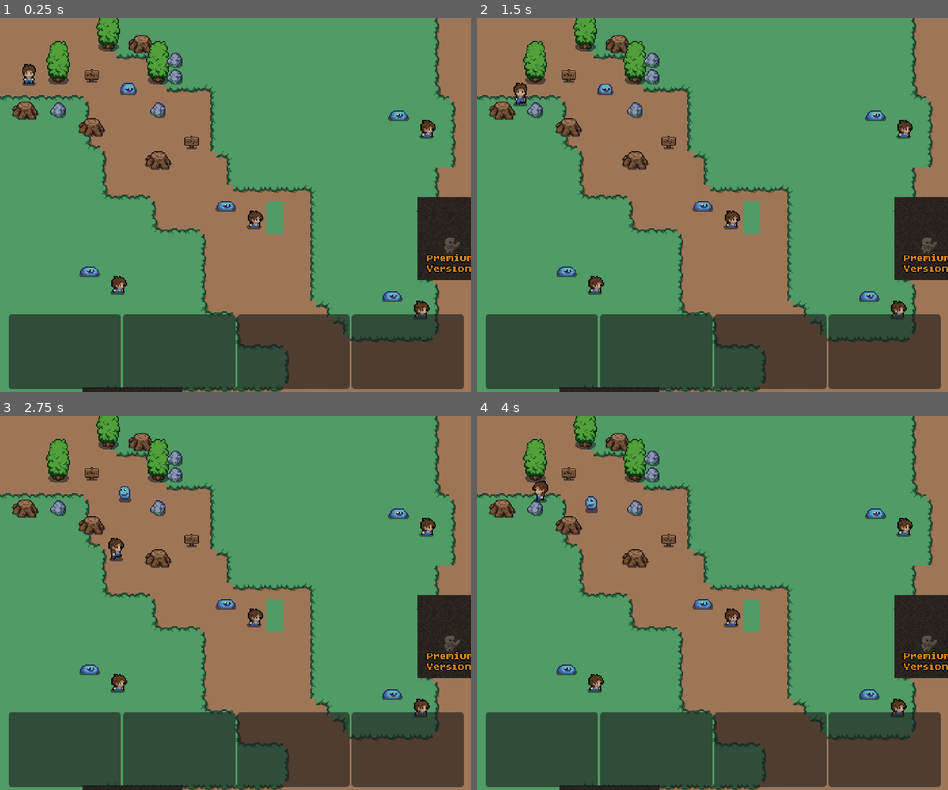
Above: before the commit, frames 1-4 (two rows, left to right).
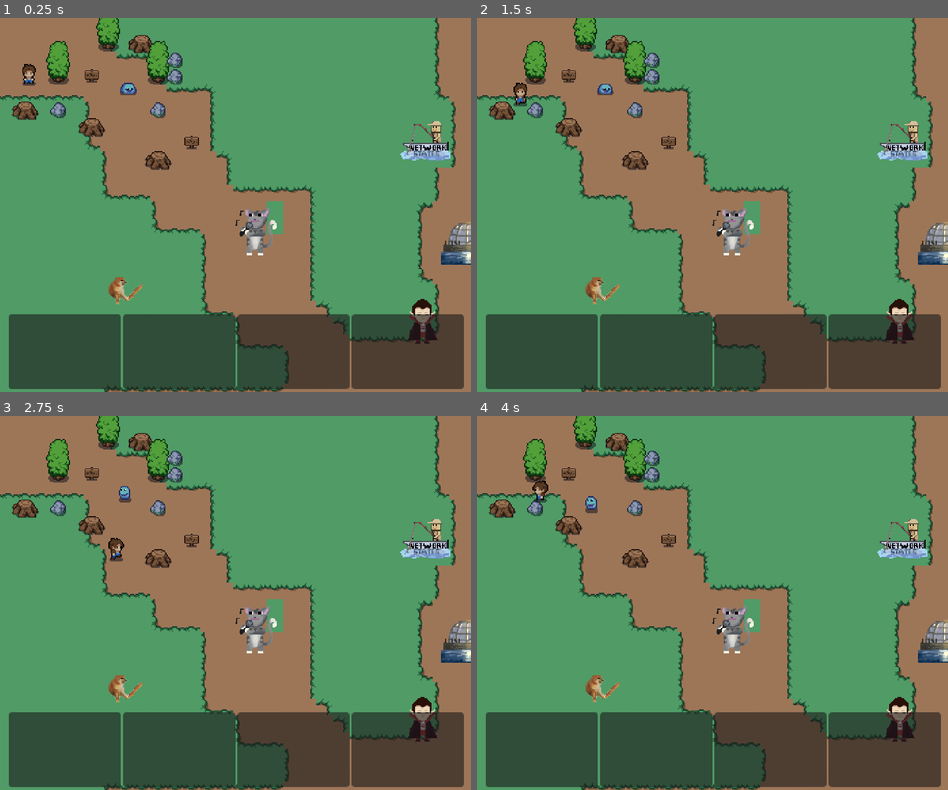
Above: after the commit, the same moments.

Repository: guillefix/zuland
Game: Godot game, scene res://scenes/world.tscn
Two runs of this game, one before a commit and one after it. Both use one fixed random seed, a clock stepped at 60 frames per second and the inputs below. This scene is started directly instead of the project's main scene.
Inputs:
- Up to frame 1 (0.25 s): no input
- Up to frame 2 (1.5 s): tap Enter (ui_accept) at 0.5, 0.77 s; hold Right (ui_right) 0.53-1.28 s; hold Down (ui_down) from 1.28 s (still down)
- Up to frame 3 (2.75 s): tap Enter (ui_accept) at 1.52 s; release Down (ui_down) at 2.03 s; hold Right (ui_right) from 2.03 s (still down)
- Up to frame 4 (4 s): release Right (ui_right) at 2.78 s; hold Up (ui_up) 2.78-3.53 s; tap Enter (ui_accept) at 3.02, 3.77 s; hold Left (ui_left) from 3.53 s (still down)

The runs differ from the first frame. In frame 1, 5.1% of the frame differs, in the area x 16-100%, y 24-100%; in frame 2, 5.1%; in frame 3, 5.1%; in frame 4, 5.1%.
Error after the commit: Invalid type in static function 'parse_string' in type 'JSON'. Cannot convert argument 1 from Nil to String. (res://scenes/npc_dialogue.gd:59)

Commit message:
add pixel art

Diff:
--- a/2.GODOT4-RPG/scenes/npc.gd
+++ b/2.GODOT4-RPG/scenes/npc.gd
@@ -43,7 +43,7 @@
 	#Create a mapping between "npcs" and "prompts"
 #	var initial_prompt = map[self.name]
 
-	#area.send_request("start game")
+	area.send_request("start game")
 	$walk_timer.start()  # start the timer
 	locations = {}
 	for npc in npcs:
--- a/2.GODOT4-RPG/scenes/npc.tscn
+++ b/2.GODOT4-RPG/scenes/npc.tscn
@@ -1,422 +1,10 @@
-[gd_scene load_steps=60 format=3 uid="uid://dd6vcyj08nswx"]
+[gd_scene load_steps=6 format=3 uid="uid://dd6vcyj08nswx"]
 
-[ext_resource type="Texture2D" uid="uid://7uk00fnhc8gp" path="res://art/characters/player.png" id="1_a5ny3"]
 [ext_resource type="Script" path="res://scenes/npc.gd" id="1_sbtr7"]
-[ext_resource type="Script" path="res://scenes/AnimatedSprite2D.gd" id="2_egreu"]
 [ext_resource type="Script" path="res://scenes/npc_dialogue.gd" id="5_rwpel"]
 
 [sub_resource type="CircleShape2D" id="CircleShape2D_b8576"]
 radius = 10.0499
-
-[sub_resource type="AtlasTexture" id="AtlasTexture_aun1k"]
-atlas = ExtResource("1_a5ny3")
-region = Rect2(0, 384, 48, 48)
-
-[sub_resource type="AtlasTexture" id="AtlasTexture_ccnim"]
-atlas = ExtResource("1_a5ny3")
-region = Rect2(48, 384, 48, 48)
-
-[sub_resource type="AtlasTexture" id="AtlasTexture_xws66"]
-atlas = ExtResource("1_a5ny3")
-region = Rect2(96, 384, 48, 48)
-
-[sub_resource type="AtlasTexture" id="AtlasTexture_2uu2f"]
-atlas = ExtResource("1_a5ny3")
-region = Rect2(144, 384, 48, 48)
-
-[sub_resource type="AtlasTexture" id="AtlasTexture_rt5gf"]
-atlas = ExtResource("1_a5ny3")
-region = Rect2(0, 96, 48, 48)
-
-[sub_resource type="AtlasTexture" id="AtlasTexture_dlqk7"]
-atlas = ExtResource("1_a5ny3")
-region = Rect2(48, 96, 48, 48)
-
-[sub_resource type="AtlasTexture" id="AtlasTexture_l503i"]
-atlas = ExtResource("1_a5ny3")
-region = Rect2(96, 96, 48, 48)
-
-[sub_resource type="AtlasTexture" id="AtlasTexture_agbv4"]
-atlas = ExtResource("1_a5ny3")
-region = Rect2(144, 96, 48, 48)
-
-[sub_resource type="AtlasTexture" id="AtlasTexture_qs8v7"]
-atlas = ExtResource("1_a5ny3")
-region = Rect2(192, 96, 48, 48)
-
-[sub_resource type="AtlasTexture" id="AtlasTexture_2lb3n"]
-atlas = ExtResource("1_a5ny3")
-region = Rect2(240, 96, 48, 48)
-
-[sub_resource type="AtlasTexture" id="AtlasTexture_w7hix"]
-atlas = ExtResource("1_a5ny3")
-region = Rect2(0, 240, 48, 48)
-
-[sub_resource type="AtlasTexture" id="AtlasTexture_abaqw"]
-atlas = ExtResource("1_a5ny3")
-region = Rect2(48, 240, 48, 48)
-
-[sub_resource type="AtlasTexture" id="AtlasTexture_iqsn5"]
-atlas = ExtResource("1_a5ny3")
-region = Rect2(96, 240, 48, 48)
-
-[sub_resource type="AtlasTexture" id="AtlasTexture_2kxgv"]
-atlas = ExtResource("1_a5ny3")
-region = Rect2(144, 240, 48, 48)
-
-[sub_resource type="AtlasTexture" id="AtlasTexture_3atij"]
-atlas = ExtResource("1_a5ny3")
-region = Rect2(192, 240, 48, 48)
-
-[sub_resource type="AtlasTexture" id="AtlasTexture_k5k6f"]
-atlas = ExtResource("1_a5ny3")
-region = Rect2(240, 240, 48, 48)
-
-[sub_resource type="AtlasTexture" id="AtlasTexture_cebue"]
-atlas = ExtResource("1_a5ny3")
-region = Rect2(0, 432, 48, 48)
-
-[sub_resource type="AtlasTexture" id="AtlasTexture_qjawf"]
-atlas = ExtResource("1_a5ny3")
-region = Rect2(48, 432, 48, 48)
-
-[sub_resource type="AtlasTexture" id="AtlasTexture_okic5"]
-atlas = ExtResource("1_a5ny3")
-region = Rect2(96, 432, 48, 48)
-
-[sub_resource type="AtlasTexture" id="AtlasTexture_7jl4c"]
-atlas = ExtResource("1_a5ny3")
-region = Rect2(0, 288, 48, 48)
-
-[sub_resource type="AtlasTexture" id="AtlasTexture_16pvx"]
-atlas = ExtResource("1_a5ny3")
-region = Rect2(48, 288, 48, 48)
-
-[sub_resource type="AtlasTexture" id="AtlasTexture_v2ehn"]
-atlas = ExtResource("1_a5ny3")
-region = Rect2(96, 288, 48, 48)
-
-[sub_resource type="AtlasTexture" id="AtlasTexture_dk1bc"]
-atlas = ExtResource("1_a5ny3")
-region = Rect2(144, 288, 48, 48)
-
-[sub_resource type="AtlasTexture" id="AtlasTexture_pipb4"]
-atlas = ExtResource("1_a5ny3")
-region = Rect2(0, 0, 48, 48)
-
-[sub_resource type="AtlasTexture" id="AtlasTexture_251pb"]
-atlas = ExtResource("1_a5ny3")
-region = Rect2(48, 0, 48, 48)
-
-[sub_resource type="AtlasTexture" id="AtlasTexture_dr678"]
-atlas = ExtResource("1_a5ny3")
-region = Rect2(96, 0, 48, 48)
-
-[sub_resource type="AtlasTexture" id="AtlasTexture_nwhd4"]
-atlas = ExtResource("1_a5ny3")
-region = Rect2(144, 0, 48, 48)
-
-[sub_resource type="AtlasTexture" id="AtlasTexture_pgsdv"]
-atlas = ExtResource("1_a5ny3")
-region = Rect2(192, 0, 48, 48)
-
-[sub_resource type="AtlasTexture" id="AtlasTexture_1shrg"]
-atlas = ExtResource("1_a5ny3")
-region = Rect2(240, 0, 48, 48)
-
-[sub_resource type="AtlasTexture" id="AtlasTexture_itbkj"]
-atlas = ExtResource("1_a5ny3")
-region = Rect2(0, 144, 48, 48)
-
-[sub_resource type="AtlasTexture" id="AtlasTexture_xlpa0"]
-atlas = ExtResource("1_a5ny3")
-region = Rect2(48, 144, 48, 48)
-
-[sub_resource type="AtlasTexture" id="AtlasTexture_xd7a1"]
-atlas = ExtResource("1_a5ny3")
-region = Rect2(96, 144, 48, 48)
-
-[sub_resource type="AtlasTexture" id="AtlasTexture_hfcja"]
-atlas = ExtResource("1_a5ny3")
-region = Rect2(144, 144, 48, 48)
-
-[sub_resource type="AtlasTexture" id="AtlasTexture_yadra"]
-atlas = ExtResource("1_a5ny3")
-region = Rect2(192, 144, 48, 48)
-
-[sub_resource type="AtlasTexture" id="AtlasTexture_n65ia"]
-atlas = ExtResource("1_a5ny3")
-region = Rect2(240, 144, 48, 48)
-
-[sub_resource type="AtlasTexture" id="AtlasTexture_f5jjm"]
-atlas = ExtResource("1_a5ny3")
-region = Rect2(0, 336, 48, 48)
-
-[sub_resource type="AtlasTexture" id="AtlasTexture_wcoeb"]
-atlas = ExtResource("1_a5ny3")
-region = Rect2(48, 336, 48, 48)
-
-[sub_resource type="AtlasTexture" id="AtlasTexture_elnx0"]
-atlas = ExtResource("1_a5ny3")
-region = Rect2(96, 336, 48, 48)
-
-[sub_resource type="AtlasTexture" id="AtlasTexture_bgdx4"]
-atlas = ExtResource("1_a5ny3")
-region = Rect2(144, 336, 48, 48)
-
-[sub_resource type="AtlasTexture" id="AtlasTexture_5kkwd"]
-atlas = ExtResource("1_a5ny3")
-region = Rect2(0, 48, 48, 48)
-
-[sub_resource type="AtlasTexture" id="AtlasTexture_hirga"]
-atlas = ExtResource("1_a5ny3")
-region = Rect2(48, 48, 48, 48)
-
-[sub_resource type="AtlasTexture" id="AtlasTexture_4io0y"]
-atlas = ExtResource("1_a5ny3")
-region = Rect2(96, 48, 48, 48)
-
-[sub_resource type="AtlasTexture" id="AtlasTexture_cj62v"]
-atlas = ExtResource("1_a5ny3")
-region = Rect2(144, 48, 48, 48)
-
-[sub_resource type="AtlasTexture" id="AtlasTexture_awvto"]
-atlas = ExtResource("1_a5ny3")
-region = Rect2(192, 48, 48, 48)
-
-[sub_resource type="AtlasTexture" id="AtlasTexture_6bkaq"]
-atlas = ExtResource("1_a5ny3")
-region = Rect2(240, 48, 48, 48)
-
-[sub_resource type="AtlasTexture" id="AtlasTexture_lnkyq"]
-atlas = ExtResource("1_a5ny3")
-region = Rect2(0, 192, 48, 48)
-
-[sub_resource type="AtlasTexture" id="AtlasTexture_o7f3f"]
-atlas = ExtResource("1_a5ny3")
-region = Rect2(48, 192, 48, 48)
-
-[sub_resource type="AtlasTexture" id="AtlasTexture_betsy"]
-atlas = ExtResource("1_a5ny3")
-region = Rect2(96, 192, 48, 48)
-
-[sub_resource type="AtlasTexture" id="AtlasTexture_4ma4n"]
-atlas = ExtResource("1_a5ny3")
-region = Rect2(144, 192, 48, 48)
-
-[sub_resource type="AtlasTexture" id="AtlasTexture_062u3"]
-atlas = ExtResource("1_a5ny3")
-region = Rect2(192, 192, 48, 48)
-
-[sub_resource type="AtlasTexture" id="AtlasTexture_p0gxu"]
-atlas = ExtResource("1_a5ny3")
-region = Rect2(240, 192, 48, 48)
-
-[sub_resource type="SpriteFrames" id="SpriteFrames_pvsxf"]
-animations = [{
-"frames": [{
-"duration": 1.0,
-"texture": SubResource("AtlasTexture_aun1k")
-}, {
-"duration": 1.0,
-"texture": SubResource("AtlasTexture_ccnim")
-}, {
-"duration": 1.0,
-"texture": SubResource("AtlasTexture_xws66")
-}, {
-"duration": 1.0,
-"texture": SubResource("AtlasTexture_2uu2f")
-}],
-"loop": true,
-"name": &"back_attack",
-"speed": 5.0
-}, {
-"frames": [{
-"duration": 1.0,
-"texture": SubResource("AtlasTexture_rt5gf")
-}, {
-"duration": 1.0,
-"texture": SubResource("AtlasTexture_dlqk7")
-}, {
-"duration": 1.0,
-"texture": SubResource("AtlasTexture_l503i")
-}, {
-"duration": 1.0,
-"texture": SubResource("AtlasTexture_agbv4")
-}, {
-"duration": 1.0,
-"texture": SubResource("AtlasTexture_qs8v7")
-}, {
-"duration": 1.0,
-"texture": SubResource("AtlasTexture_2lb3n")
-}],
-"loop": true,
-"name": &"back_idle",
-"speed": 5.0
-}, {
-"frames": [{
-"duration": 1.0,
-"texture": SubResource("AtlasTexture_w7hix")
-}, {
-"duration": 1.0,
-"texture": SubResource("AtlasTexture_abaqw")
-}, {
-"duration": 1.0,
-"texture": SubResource("AtlasTexture_iqsn5")
-}, {
-"duration": 1.0,
-"texture": SubResource("AtlasTexture_2kxgv")
-}, {
-"duration": 1.0,
-"texture": SubResource("AtlasTexture_3atij")
-}, {
-"duration": 1.0,
-"texture": SubResource("AtlasTexture_k5k6f")
-}],
-"loop": true,
-"name": &"back_walk",
-"speed": 5.0
-}, {
-"frames": [{
-"duration": 1.0,
-"texture": SubResource("AtlasTexture_cebue")
-}, {
-"duration": 1.0,
-"texture": SubResource("AtlasTexture_qjawf")
-}, {
-"duration": 1.0,
-"texture": SubResource("AtlasTexture_okic5")
-}],
-"loop": true,
-"name": &"death",
-"speed": 5.0
-}, {
-"frames": [{
-"duration": 1.0,
-"texture": SubResource("AtlasTexture_7jl4c")
-}, {
-"duration": 1.0,
-"texture": SubResource("AtlasTexture_16pvx")
-}, {
-"duration": 1.0,
-"texture": SubResource("AtlasTexture_v2ehn")
-}, {
-"duration": 1.0,
-"texture": SubResource("AtlasTexture_dk1bc")
-}],
-"loop": true,
-"name": &"front_attack",
-"speed": 5.0
-}, {
-"frames": [{
-"duration": 1.0,
-"texture": SubResource("AtlasTexture_pipb4")
-}, {
-"duration": 1.0,
-"texture": SubResource("AtlasTexture_251pb")
-}, {
-"duration": 1.0,
-"texture": SubResource("AtlasTexture_dr678")
-}, {
-"duration": 1.0,
-"texture": SubResource("AtlasTexture_nwhd4")
-}, {
-"duration": 1.0,
-"texture": SubResource("AtlasTexture_pgsdv")
-}, {
-"duration": 1.0,
-"texture": SubResource("AtlasTexture_1shrg")
-}],
-"loop": true,
-"name": &"front_idle",
-"speed": 5.0
-}, {
-"frames": [{
-"duration": 1.0,
-"texture": SubResource("AtlasTexture_itbkj")
-}, {
-"duration": 1.0,
-"texture": SubResource("AtlasTexture_xlpa0")
-}, {
-"duration": 1.0,
-"texture": SubResource("AtlasTexture_xd7a1")
-}, {
-"duration": 1.0,
-"texture": SubResource("AtlasTexture_hfcja")
-}, {
-"duration": 1.0,
-"texture": SubResource("AtlasTexture_yadra")
-}, {
-"duration": 1.0,
-"texture": SubResource("AtlasTexture_n65ia")
-}],
-"loop": true,
-"name": &"front_walk",
-"speed": 5.0
-}, {
-"frames": [{
-"duration": 1.0,
-"texture": SubResource("AtlasTexture_f5jjm")
-}, {
-"duration": 1.0,
-"texture": SubResource("AtlasTexture_wcoeb")
-}, {
-"duration": 1.0,
-"texture": SubResource("AtlasTexture_elnx0")
-}, {
-"duration": 1.0,
-"texture": SubResource("AtlasTexture_bgdx4")
-}],
-"loop": true,
-"name": &"side_attack",
-"speed": 5.0
-}, {
-"frames": [{
-"duration": 1.0,
-"texture": SubResource("AtlasTexture_5kkwd")
-}, {
-"duration": 1.0,
-"texture": SubResource("AtlasTexture_hirga")
-}, {
-"duration": 1.0,
-"texture": SubResource("AtlasTexture_4io0y")
-}, {
-"duration": 1.0,
-"texture": SubResource("AtlasTexture_cj62v")
-}, {
-"duration": 1.0,
-"texture": SubResource("AtlasTexture_awvto")
-}, {
-"duration": 1.0,
-"texture": SubResource("AtlasTexture_6bkaq")
-}],
-"loop": true,
-"name": &"side_idle",
-"speed": 5.0
-}, {
-"frames": [{
-"duration": 1.0,
-"texture": SubResource("AtlasTexture_lnkyq")
-}, {
-"duration": 1.0,
-"texture": SubResource("AtlasTexture_o7f3f")
-}, {
-"duration": 1.0,
-"texture": SubResource("AtlasTexture_betsy")
-}, {
-"duration": 1.0,
-"texture": SubResource("AtlasTexture_4ma4n")
-}, {
-"duration": 1.0,
-"texture": SubResource("AtlasTexture_062u3")
-}, {
-"duration": 1.0,
-"texture": SubResource("AtlasTexture_p0gxu")
-}],
-"loop": true,
-"name": &"side_walk",
-"speed": 5.0
-}]
 
 [sub_resource type="RectangleShape2D" id="RectangleShape2D_1ie0m"]
 size = Vector2(46.5, 42.25)
@@ -433,12 +21,6 @@
 [node name="CollisionShape2D" type="CollisionShape2D" parent="."]
 position = Vector2(28, 15)
 shape = SubResource("CircleShape2D_b8576")
-
-[node name="AnimatedSprite2D" type="AnimatedSprite2D" parent="."]
-position = Vector2(26, 6)
-sprite_frames = SubResource("SpriteFrames_pvsxf")
-animation = &"death"
-script = ExtResource("2_egreu")
 
 [node name="action_area" type="Area2D" parent="."]
 collision_layer = 6
--- a/2.GODOT4-RPG/scenes/world.tscn
+++ b/2.GODOT4-RPG/scenes/world.tscn
@@ -6,9 +6,20 @@
 [ext_resource type="PackedScene" uid="uid://b6y4lgvym7gno" path="res://scenes/player.tscn" id="4_drapj"]
 [ext_resource type="PackedScene" uid="uid://c70flmgyxqf6t" path="res://scenes/enemy.tscn" id="5_56rj3"]
 [ext_resource type="PackedScene" uid="uid://dd6vcyj08nswx" path="res://scenes/npc.tscn" id="6_w35qe"]
-[ext_resource type="Texture2D" uid="uid://dm5cr5cxlvv8v" path="res://art/characters/slime.png" id="7_hj6jf"]
+[ext_resource type="Texture2D" uid="uid://8bex5c5bba6l" path="res://art/HACKATHON VIDEOGAME/Go to horny jail.png" id="7_g6iq0"]
 [ext_resource type="PackedScene" uid="uid://dodmkmlg7jmh6" path="res://scenes/buildings.tscn" id="7_u6ga3"]
-[ext_resource type="Texture2D" uid="uid://cbs1dsgk13msc" path="res://art/characters/skeleton.png" id="8_hyjd5"]
+[ext_resource type="Texture2D" uid="uid://crhlg4utaf7r4" path="res://art/HACKATHON VIDEOGAME/GO TO HORNY JAIL 2 BONK.png" id="8_0ibig"]
+[ext_resource type="Texture2D" uid="uid://bnjatvdvnkoqn" path="res://art/HACKATHON VIDEOGAME/KARAOKE CAT MOUTH CLOSED.png" id="9_j123y"]
+[ext_resource type="Texture2D" uid="uid://dw17m1j6n8tib" path="res://art/HACKATHON VIDEOGAME/MEWO MEWO KARAOKE.png" id="10_yv3np"]
+[ext_resource type="Texture2D" uid="uid://dy38a4u76q3px" path="res://art/HACKATHON VIDEOGAME/PIXEL VIDEOGAME.png" id="11_eghru"]
+[ext_resource type="Texture2D" uid="uid://bc2lwyefb4tg1" path="res://art/HACKATHON VIDEOGAME/VAMPIRE LONGETIVITY.png" id="12_os2y7"]
+[ext_resource type="Texture2D" uid="uid://ev1y3rf7x0i1" path="res://art/HACKATHON VIDEOGAME/NETWOK 1.png" id="13_ju2wl"]
+[ext_resource type="Texture2D" uid="uid://mva2nqr4wddw" path="res://art/HACKATHON VIDEOGAME/NETWORK 2.png" id="14_loj0w"]
+[ext_resource type="Texture2D" uid="uid://dntravjfsejfi" path="res://art/HACKATHON VIDEOGAME/DOME.png" id="16_t6ot6"]
+[ext_resource type="Texture2D" uid="uid://d1gspgsqjgf2" path="res://art/HACKATHON VIDEOGAME/LIGHTHOUSE (2).png" id="17_me872"]
+[ext_resource type="Texture2D" uid="uid://cl6s2dhq0xtcx" path="res://art/HACKATHON VIDEOGAME/STATUE OF ETH 2.png" id="18_ujyge"]
+[ext_resource type="Texture2D" uid="uid://dh50p4eopyqop" path="res://art/HACKATHON VIDEOGAME/STATUE OF ETH 3.png" id="19_6ifwv"]
+[ext_resource type="Texture2D" uid="uid://cnotbrbrc3lpn" path="res://art/HACKATHON VIDEOGAME/STATUE OF ETH.png" id="20_j17v6"]
 
 [sub_resource type="TileSetAtlasSource" id="TileSetAtlasSource_csak6"]
 texture = ExtResource("1_wkuyw")
@@ -135,100 +146,162 @@
 sources/1 = SubResource("TileSetAtlasSource_j1ak6")
 sources/2 = SubResource("TileSetAtlasSource_2of57")
 
-[sub_resource type="AtlasTexture" id="AtlasTexture_8fass"]
-atlas = ExtResource("7_hj6jf")
-region = Rect2(0, 32, 32, 32)
-
-[sub_resource type="AtlasTexture" id="AtlasTexture_jgtvm"]
-atlas = ExtResource("7_hj6jf")
-region = Rect2(32, 32, 32, 32)
-
-[sub_resource type="AtlasTexture" id="AtlasTexture_3bhd3"]
-atlas = ExtResource("7_hj6jf")
-region = Rect2(64, 32, 32, 32)
-
-[sub_resource type="AtlasTexture" id="AtlasTexture_gtvnu"]
-atlas = ExtResource("7_hj6jf")
-region = Rect2(128, 32, 32, 32)
-
-[sub_resource type="AtlasTexture" id="AtlasTexture_677tx"]
-atlas = ExtResource("7_hj6jf")
-region = Rect2(160, 32, 32, 32)
-
-[sub_resource type="AtlasTexture" id="AtlasTexture_l8aai"]
-atlas = ExtResource("7_hj6jf")
-region = Rect2(96, 32, 32, 32)
+[sub_resource type="AtlasTexture" id="AtlasTexture_plq1r"]
+atlas = ExtResource("7_g6iq0")
+region = Rect2(0, 0, 50, 50)
+
+[sub_resource type="AtlasTexture" id="AtlasTexture_xf4em"]
+atlas = ExtResource("8_0ibig")
+region = Rect2(0, 0, 50, 50)
 
 [sub_resource type="SpriteFrames" id="SpriteFrames_uu4y7"]
 animations = [{
 "frames": [{
 "duration": 1.0,
-"texture": SubResource("AtlasTexture_8fass")
-}, {
-"duration": 1.0,
-"texture": SubResource("AtlasTexture_jgtvm")
-}, {
-"duration": 1.0,
-"texture": SubResource("AtlasTexture_3bhd3")
-}, {
-"duration": 1.0,
-"texture": SubResource("AtlasTexture_gtvnu")
-}, {
-"duration": 1.0,
-"texture": SubResource("AtlasTexture_677tx")
-}, {
-"duration": 1.0,
-"texture": SubResource("AtlasTexture_l8aai")
-}],
-"loop": true,
-"name": &"default",
-"speed": 5.0
-}]
-
-[sub_resource type="AtlasTexture" id="AtlasTexture_wktgd"]
-atlas = ExtResource("8_hyjd5")
-region = Rect2(0, 0, 96, 80)
-
-[sub_resource type="AtlasTexture" id="AtlasTexture_icnev"]
-atlas = ExtResource("8_hyjd5")
-region = Rect2(96, 0, 96, 80)
-
-[sub_resource type="AtlasTexture" id="AtlasTexture_runxy"]
-atlas = ExtResource("8_hyjd5")
-region = Rect2(96, 80, 96, 80)
-
-[sub_resource type="AtlasTexture" id="AtlasTexture_wy8av"]
-atlas = ExtResource("8_hyjd5")
-region = Rect2(192, 80, 96, 80)
-
-[sub_resource type="AtlasTexture" id="AtlasTexture_vpnim"]
-atlas = ExtResource("8_hyjd5")
-region = Rect2(192, 160, 96, 80)
-
-[sub_resource type="AtlasTexture" id="AtlasTexture_mkjxn"]
-atlas = ExtResource("8_hyjd5")
-region = Rect2(288, 240, 96, 80)
+"texture": SubResource("AtlasTexture_plq1r")
+}, {
+"duration": 1.0,
+"texture": SubResource("AtlasTexture_xf4em")
+}],
+"loop": true,
+"name": &"default",
+"speed": 5.0
+}]
+
+[sub_resource type="AtlasTexture" id="AtlasTexture_sgybv"]
+atlas = ExtResource("9_j123y")
+region = Rect2(0, 0, 50, 50)
+
+[sub_resource type="AtlasTexture" id="AtlasTexture_ubkyq"]
+atlas = ExtResource("10_yv3np")
+region = Rect2(0, 0, 50, 50)
+
+[sub_resource type="SpriteFrames" id="SpriteFrames_ith1j"]
+animations = [{
+"frames": [{
+"duration": 1.0,
+"texture": SubResource("AtlasTexture_sgybv")
+}, {
+"duration": 1.0,
+"texture": SubResource("AtlasTexture_ubkyq")
+}],
+"loop": true,
+"name": &"default",
+"speed": 5.0
+}]
+
+[sub_resource type="AtlasTexture" id="AtlasTexture_yu6g8"]
+atlas = ExtResource("11_eghru")
+region = Rect2(0, 0, 50, 50)
+
+[sub_resource type="AtlasTexture" id="AtlasTexture_r3hmx"]
+atlas = ExtResource("12_os2y7")
+region = Rect2(0, 0, 50, 50)
+
+[sub_resource type="SpriteFrames" id="SpriteFrames_nohq8"]
+animations = [{
+"frames": [{
+"duration": 1.0,
+"texture": SubResource("AtlasTexture_yu6g8")
+}, {
+"duration": 1.0,
+"texture": SubResource("AtlasTexture_r3hmx")
+}],
+"loop": true,
+"name": &"default",
+"speed": 5.0
+}]
+
+[sub_resource type="AtlasTexture" id="AtlasTexture_mbb2y"]
+atlas = ExtResource("13_ju2wl")
+region = Rect2(0, 0, 50, 50)
+
+[sub_resource type="AtlasTexture" id="AtlasTexture_4dmwi"]
+atlas = ExtResource("14_loj0w")
+region = Rect2(0, 0, 50, 50)
+
+[sub_resource type="SpriteFrames" id="SpriteFrames_nsmpt"]
+animations = [{
+"frames": [{
+"duration": 1.0,
+"texture": SubResource("AtlasTexture_mbb2y")
+}, {
+"duration": 1.0,
+"texture": SubResource("AtlasTexture_4dmwi")
+}],
+"loop": true,
+"name": &"default",
+"speed": 5.0
+}]
+
+[sub_resource type="AtlasTexture" id="AtlasTexture_y4efh"]
+atlas = ExtResource("16_t6ot6")
+region = Rect2(0, 0, 50, 50)
 
 [sub_resource type="SpriteFrames" id="SpriteFrames_86d2l"]
 animations = [{
 "frames": [{
 "duration": 1.0,
-"texture": SubResource("AtlasTexture_wktgd")
-}, {
-"duration": 1.0,
-"texture": SubResource("AtlasTexture_icnev")
-}, {
-"duration": 1.0,
-"texture": SubResource("AtlasTexture_runxy")
-}, {
-"duration": 1.0,
-"texture": SubResource("AtlasTexture_wy8av")
-}, {
-"duration": 1.0,
-"texture": SubResource("AtlasTexture_vpnim")
-}, {
-"duration": 1.0,
-"texture": SubResource("AtlasTexture_mkjxn")
+"texture": SubResource("AtlasTexture_y4efh")
+}],
+"loop": true,
+"name": &"default",
+"speed": 5.0
+}]
+
+[sub_resource type="AtlasTexture" id="AtlasTexture_507iv"]
+atlas = ExtResource("17_me872")
+region = Rect2(0, 0, 50, 50)
+
+[sub_resource type="SpriteFrames" id="SpriteFrames_836j6"]
+animations = [{
+"frames": [{
+"duration": 1.0,
+"texture": SubResource("AtlasTexture_507iv")
+}],
+"loop": true,
+"name": &"default",
+"speed": 5.0
+}]
+
+[sub_resource type="AtlasTexture" id="AtlasTexture_ca7w1"]
+atlas = ExtResource("18_ujyge")
+region = Rect2(0, 0, 50, 50)
+
+[sub_resource type="AtlasTexture" id="AtlasTexture_8chtv"]
+atlas = ExtResource("19_6ifwv")
+region = Rect2(0, 0, 50, 50)
+
+[sub_resource type="AtlasTexture" id="AtlasTexture_mg6lt"]
+atlas = ExtResource("20_j17v6")
+region = Rect2(0, 0, 50, 50)
+
+[sub_resource type="SpriteFrames" id="SpriteFrames_kloli"]
+animations = [{
+"frames": [{
+"duration": 1.0,
+"texture": SubResource("AtlasTexture_ca7w1")
+}, {
+"duration": 1.0,
+"texture": SubResource("AtlasTexture_8chtv")
+}, {
+"duration": 1.0,
+"texture": SubResource("AtlasTexture_mg6lt")
+}],
+"loop": true,
+"name": &"default",
+"speed": 5.0
+}]
+
+[sub_resource type="AtlasTexture" id="AtlasTexture_iuu52"]
+atlas = ExtResource("20_j17v6")
+region = Rect2(0, 0, 50, 50)
+
+[sub_resource type="SpriteFrames" id="SpriteFrames_rj0tg"]
+animations = [{
+"frames": [{
+"duration": 1.0,
+"texture": SubResource("AtlasTexture_iuu52")
 }],
 "loop": true,
 "name": &"default",
@@ -296,19 +369,22 @@
 position = Vector2(86, 241)
 
 [node name="AnimatedSprite2D2" type="AnimatedSprite2D" parent="Characters/Npc1"]
+position = Vector2(33, 20)
 sprite_frames = SubResource("SpriteFrames_uu4y7")
 
 [node name="Npc2" parent="Characters" instance=ExtResource("6_w35qe")]
 position = Vector2(217, 178)
 
 [node name="AnimatedSprite2D2" type="AnimatedSprite2D" parent="Characters/Npc2"]
-sprite_frames = SubResource("SpriteFrames_uu4y7")
+position = Vector2(29, 26)
+sprite_frames = SubResource("SpriteFrames_ith1j")
 
 [node name="Npc3" parent="Characters" instance=ExtResource("6_w35qe")]
 position = Vector2(377, 265)
 
 [node name="AnimatedSprite2D2" type="AnimatedSprite2D" parent="Characters/Npc3"]
-sprite_frames = SubResource("SpriteFrames_uu4y7")
+position = Vector2(28, 27)
+sprite_frames = SubResource("SpriteFrames_nohq8")
 
 [node name="Npc4" parent="Characters" instance=ExtResource("6_w35qe")]
 position = Vector2(383, 91)
@@ -316,7 +392,8 @@
 collision_mask = 14
 
 [node name="AnimatedSprite2D2" type="AnimatedSprite2D" parent="Characters/Npc4"]
-sprite_frames = SubResource("SpriteFrames_uu4y7")
+position = Vector2(26, 23)
+sprite_frames = SubResource("SpriteFrames_nsmpt")
 
 [node name="Buildings" type="Node" parent="."]
 
@@ -330,22 +407,19 @@
 [node name="Building2" parent="Buildings" instance=ExtResource("7_u6ga3")]
 position = Vector2(556, 406)
 
-[node name="AnimatedSprite2D2" type="AnimatedSprite2D" parent="Buildings/Building2"]
-position = Vector2(5, 1)
-sprite_frames = SubResource("SpriteFrames_86d2l")
+[node name="AnimatedSprite2D" type="AnimatedSprite2D" parent="Buildings/Building2"]
+sprite_frames = SubResource("SpriteFrames_836j6")
 
 [node name="Building3" parent="Buildings" instance=ExtResource("7_u6ga3")]
 position = Vector2(122, 394)
 
-[node name="AnimatedSprite2D2" type="AnimatedSprite2D" parent="Buildings/Building3"]
-position = Vector2(5, 1)
-sprite_frames = SubResource("SpriteFrames_86d2l")
+[node name="AnimatedSprite2D" type="AnimatedSprite2D" parent="Buildings/Building3"]
+sprite_frames = SubResource("SpriteFrames_kloli")
 
 [node name="Building4" parent="Buildings" instance=ExtResource("7_u6ga3")]
 position = Vector2(597, 82)
 
-[node name="AnimatedSprite2D2" type="AnimatedSprite2D" parent="Buildings/Building4"]
-position = Vector2(5, 1)
-sprite_frames = SubResource("SpriteFrames_86d2l")
+[node name="AnimatedSprite2D" type="AnimatedSprite2D" parent="Buildings/Building4"]
+sprite_frames = SubResource("SpriteFrames_rj0tg")
 
 [connection signal="text_submitted" from="LineEdit" to="Characters/player" method="_on_line_edit_text_submitted"]
Binary file added: 2.GODOT4-RPG/art/HACKATHON VIDEOGAME/AVATAR ARTGM 2.png
Not shown, added: 2.GODOT4-RPG/art/HACKATHON VIDEOGAME/AVATAR ARTGM 2.png.import
Binary file added: 2.GODOT4-RPG/art/HACKATHON VIDEOGAME/AVATAR ARTGM.png
Not shown, added: 2.GODOT4-RPG/art/HACKATHON VIDEOGAME/AVATAR ARTGM.png.import
Binary file added: 2.GODOT4-RPG/art/HACKATHON VIDEOGAME/DJRAVE AVATAR 2.png
Not shown, added: 2.GODOT4-RPG/art/HACKATHON VIDEOGAME/DJRAVE AVATAR 2.png.import
Binary file added: 2.GODOT4-RPG/art/HACKATHON VIDEOGAME/DJRAVE AVATAR.png
Not shown, added: 2.GODOT4-RPG/art/HACKATHON VIDEOGAME/DJRAVE AVATAR.png.import
Binary file added: 2.GODOT4-RPG/art/HACKATHON VIDEOGAME/DOME.png
Not shown, added: 2.GODOT4-RPG/art/HACKATHON VIDEOGAME/DOME.png.import
Binary file added: 2.GODOT4-RPG/art/HACKATHON VIDEOGAME/GO TO HORNY JAIL 2 BONK.png
Not shown, added: 2.GODOT4-RPG/art/HACKATHON VIDEOGAME/GO TO HORNY JAIL 2 BONK.png.import
(and 37 more such lines)
